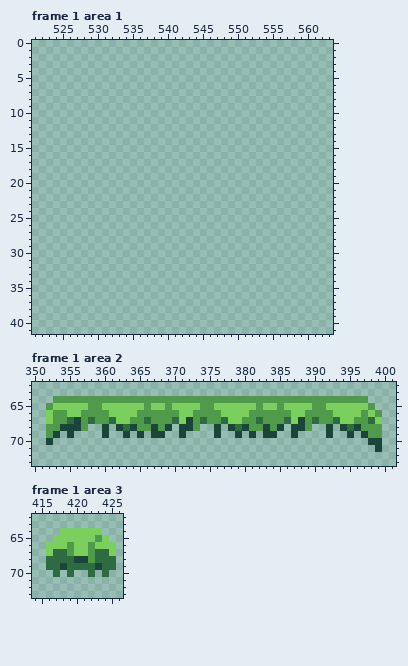
Two states of a pixel-art file, Sprites/Grasslands.aseprite. Above, as it was before the edit.
600x600 pixels, 3 frames. Colours within 5 levels of each other are drawn and written as one. Shown: frame 1 area 1: x 521..563, y 0..41; frame 1 area 2: x 350..401, y 62..73; frame 1 area 3: x 414..426, y 62..73. The commit also changed other frames or places, which this record leaves out.
The result:
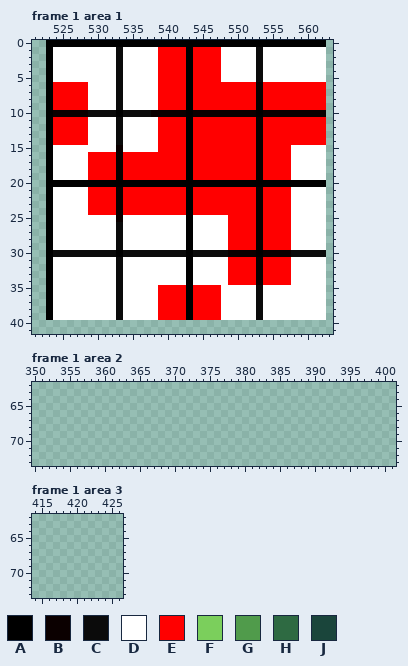
Palette (. is transparent): A #000000  B #0b0000  C #0b0b0b  D #ffffff  E #ff0000  F #7bcf5c  G #509b4b  H #2e6a42  J #1a453b
From old to new:
Changed rows in their new state; - is an unchanged pixel.
Frame 1 area 1, layer "grasslands":
first column x 523:
 0 AAAAAAAAAAAAAAAAAAAAAAAAAAAAAAAAAAAAAAAA
 1 ADDDDDDDDDCDDDDDEEEEAEEEEDDDDDCDDDDDDDDD
 2 ADDDDDDDDDCDDDDDEEEEAEEEEDDDDDCDDDDDDDDD
 3 ADDDDDDDDDCDDDDDEEEEAEEEEDDDDDCDDDDDDDDD
 4 ADDDDDDDDDCDDDDDEEEEAEEEEDDDDDCDDDDDDDDD
 5 ADDDDDDDDDCDDDDDEEEEAEEEEDDDDDCDDDDDDDDD
 6 AEEEEEDDDDCDDDDDEEEEAEEEEEEEEEBEEEEEEEEE
 7 AEEEEEDDDDCDDDDDEEEEAEEEEEEEEEBEEEEEEEEE
 8 AEEEEEDDDDCDDDDDEEEEAEEEEEEEEEBEEEEEEEEE
 9 AEEEEEDDDDCDDDDDEEEEAEEEEEEEEEBEEEEEEEEE
10 ABBBBBCCCCACCCCBBBBBABBBBBBBBBABBBBBBBBB
11 AEEEEEDDDDCDDDDDEEEEAEEEEEEEEEBEEEEEEEEE
12 AEEEEEDDDDCDDDDDEEEEAEEEEEEEEEBEEEEEEEEE
13 AEEEEEDDDDCDDDDDEEEEAEEEEEEEEEBEEEEEEEEE
14 AEEEEEDDDDCDDDDDEEEEAEEEEEEEEEBEEEEEEEEE
15 ADDDDDDDDDBDDDDDEEEEAEEEEEEEEEBEEEEDDDDD
16 ADDDDDEEEEBEEEEEEEEEAEEEEEEEEEBEEEEDDDDD
17 ADDDDDEEEEBEEEEEEEEEAEEEEEEEEEBEEEEDDDDD
18 ADDDDDEEEEBEEEEEEEEEAEEEEEEEEEBEEEEDDDDD
19 ADDDDDEEEEBEEEEEEEEEAEEEEEEEEEBEEEEDDDDD
20 AAAAAAAAAAAAAAAAAAAAAAAAAAAAAAAAAAAAAAAA
21 ADDDDDEEEEBEEEEEEEEEAEEEEEEEEEBEEEEDDDDD
22 ADDDDDEEEEBEEEEEEEEEAEEEEEEEEEBEEEEDDDDD
23 ADDDDDEEEEBEEEEEEEEEAEEEEEEEEEBEEEEDDDDD
24 ADDDDDEEEEBEEEEEEEEEAEEEEEEEEEBEEEEDDDDD
25 ADDDDDDDDDBDDDDDDDDDADDDDDEEEEBEEEEDDDDD
26 ADDDDDDDDDCDDDDDDDDDADDDDDEEEEBEEEEDDDDD
27 ADDDDDDDDDCDDDDDDDDDADDDDDEEEEBEEEEDDDDD
28 ADDDDDDDDDCDDDDDDDDDADDDDDEEEEBEEEEDDDDD
29 ADDDDDDDDDCDDDDDDDDDADDDDDEEEEBEEEEDDDDD
30 ACCCCCCCCCACCCCCCCCCACCCCCBBBBABBBBCCCCC
31 ADDDDDDDDDCDDDDDDDDDADDDDDEEEEBEEEEDDDDD
32 ADDDDDDDDDCDDDDDDDDDADDDDDEEEEBEEEEDDDDD
33 ADDDDDDDDDCDDDDDDDDDADDDDDEEEEBEEEEDDDDD
34 ADDDDDDDDDCDDDDDDDDDADDDDDEEEEBEEEEDDDDD
35 ADDDDDDDDDCDDDDDEEEEAEEEEDDDDDCDDDDDDDDD
36 ADDDDDDDDDCDDDDDEEEEAEEEEDDDDDCDDDDDDDDD
37 ADDDDDDDDDCDDDDDEEEEAEEEEDDDDDCDDDDDDDDD
38 ADDDDDDDDDCDDDDDEEEEAEEEEDDDDDCDDDDDDDDD
39 ADDDDDDDDDCDDDDDEEEEAEEEEDDDDDCDDDDDDDDD
Frame 1 area 2, layer "grasslands":
first column x 352:
64 -.............................................--
65 ...............................................-
66 ................................................
67 ................................................
68 ......--.-........-...--.-........-...--.-......
69 ..-.----.--.-.-..--.----.--.-.-..--.----.--.-...
70 .---------------------------------------------..
71 -----------------------------------------------.
Frame 1 area 3, layer "grasslands":
first column x 416:
64 --......--
65 -........-
66 ..........
67 ..........
68 ..........
69 ..........
70 -.-.--.-.-
Where, in picture pixels (left, top, right, bottom), the same in both pictures:
added: (46, 40, 326, 320)
erased: (46, 396, 382, 452)
erased: (46, 528, 116, 577)
